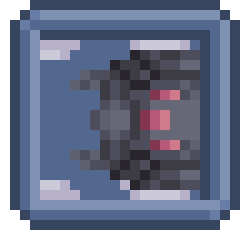
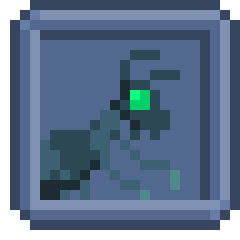
Layer changes from the first 240×240 image to the second:
added layer "Pasted Layer #29" above "Pasted Layer #28" over [40,50,180,200]
hid "Pasted Layer #25" over [40,40,200,200]
